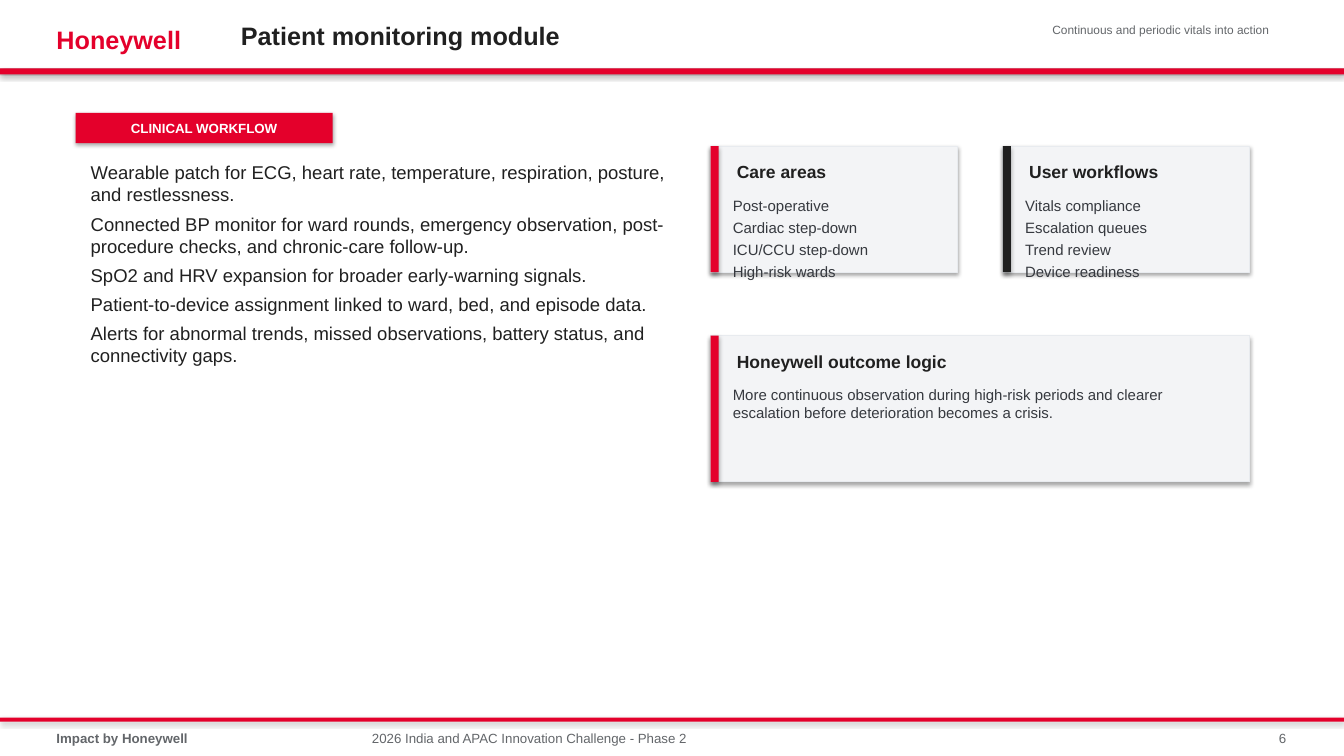
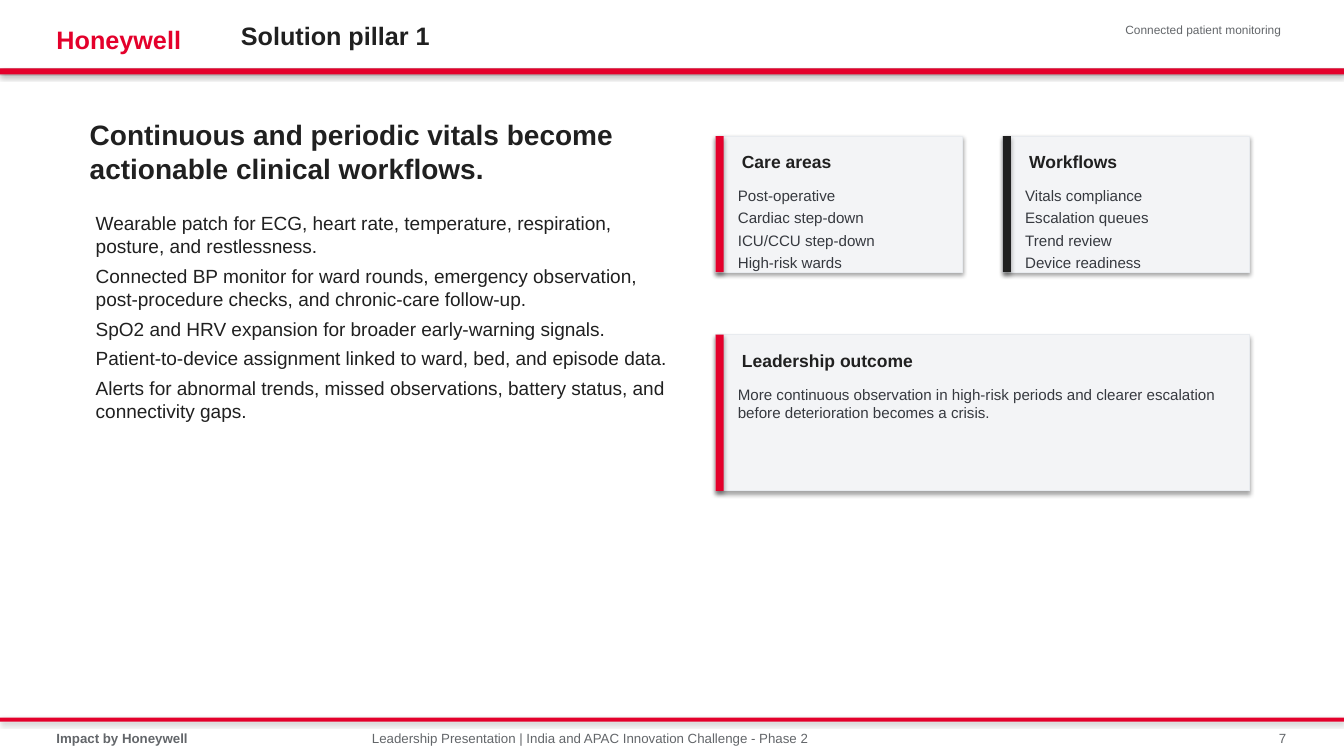
Before and after one commit to shyamnexus/HON_WSP_Innovation_Challenge, a slide deck: slide 7 of India_APAC_Innovation_Challenge_Phase2_Connected_Care_Platform.pptx (slide 6 before the commit). Drawn at 1344x756 pixels with LibreOffice and Linux fonts; fonts in the diff are those of the drawing. Boxes give left, top, right and bottom in pixels: in the first picture for what was removed or moved away, otherwise in the second. Text is boxed around its words. In the diff, an @@ line names an element or a change of style, - is before the commit and + after.

```diff
--- a/India_APAC_Innovation_Challenge_Phase2_Connected_Care_Platform.pptx
+++ b/India_APAC_Innovation_Challenge_Phase2_Connected_Care_Platform.pptx
@@ text at (x1=241, y1=26, x2=430, y2=51): text changed @@
-Patient monitoring module
+Solution pillar 1
@@ text at (x1=1125, y1=25, x2=1281, y2=36): text changed @@
-Continuous and periodic vitals into action
+Connected patient monitoring
@@ rectangle removed at (x1=76, y1=113, x2=333, y2=143) @@
-CLINICAL WORKFLOW
@@ text added at (x1=90, y1=124, x2=613, y2=180), 20 pt, text #202020, bold @@
+Continuous and periodic vitals become actionable clinical workflows.
@@ rectangle resized from (x1=711, y1=146, x2=958, y2=272) to (x1=716, y1=136, x2=963, y2=272) @@
@@ rectangle resized from (x1=711, y1=146, x2=719, y2=272) to (x1=716, y1=136, x2=724, y2=272) @@
@@ text "Care areas" moved from (x1=737, y1=165, x2=827, y2=178) to (x1=742, y1=155, x2=832, y2=168) @@
@@ rectangle resized from (x1=1003, y1=146, x2=1250, y2=272) to (x1=1003, y1=136, x2=1250, y2=272) @@
@@ rectangle resized from (x1=1003, y1=146, x2=1011, y2=272) to (x1=1003, y1=136, x2=1011, y2=272) @@
@@ text at (x1=1029, y1=155, x2=1117, y2=168): text changed @@
-User workflows
+Workflows
@@ text "Wearable patch for ECG, heart ..." moved from (x1=91, y1=165, x2=665, y2=366) to (x1=96, y1=216, x2=666, y2=422) @@
@@ text "Wearable patch for ECG, heart ..." at (x1=96, y1=216, x2=666, y2=422): size 13.2 to 13.6 pt @@
@@ text "Post-operative" at (x1=738, y1=190, x2=875, y2=271): size 10.7 to 10.8 pt @@
@@ text "Post-operative" moved from (x1=733, y1=200, x2=868, y2=280) to (x1=738, y1=190, x2=875, y2=271) @@
@@ text "Vitals compliance" moved from (x1=1025, y1=200, x2=1147, y2=277) to (x1=1025, y1=190, x2=1149, y2=268) @@
@@ text "Vitals compliance" at (x1=1025, y1=190, x2=1149, y2=268): size 10.7 to 10.8 pt @@
@@ rectangle resized from (x1=711, y1=336, x2=1250, y2=482) to (x1=716, y1=335, x2=1250, y2=491) @@
@@ rectangle resized from (x1=711, y1=336, x2=719, y2=482) to (x1=716, y1=335, x2=724, y2=491) @@
@@ text at (x1=742, y1=354, x2=913, y2=371): text changed @@
-Honeywell outcome logic
+Leadership outcome
@@ text at (x1=738, y1=389, x2=1215, y2=418): text changed; size 10.7 to 10.8 pt @@
-More continuous observation during high-risk periods and clearer escalation before deterioration becomes a crisis.
+More continuous observation in high-risk periods and clearer escalation before deterioration becomes a crisis.
@@ text at (x1=372, y1=733, x2=808, y2=746): text changed @@
-2026 India and APAC Innovation Challenge - Phase 2
+Leadership Presentation | India and APAC Innovation Challenge - Phase 2
@@ text at (x1=1279, y1=734, x2=1286, y2=743): text changed @@
-6
+7
```
Also in this commit, not shown: 8 other slides changed, 5 slides added, 5 slides removed, 1 other file.
